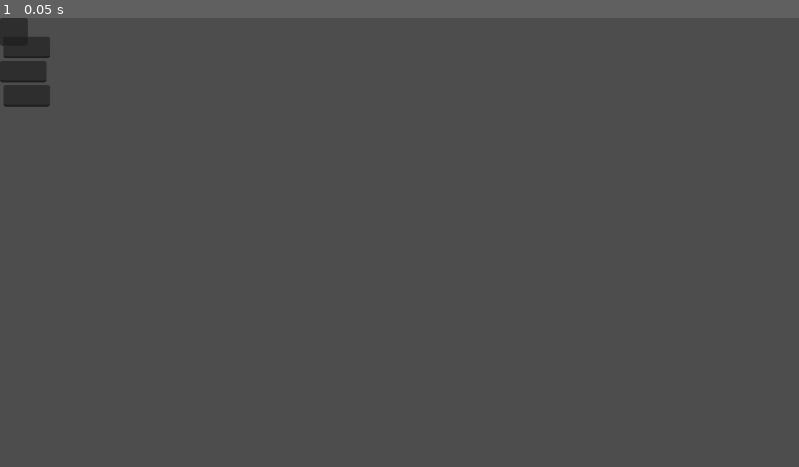
Above: before the commit, frame 1.
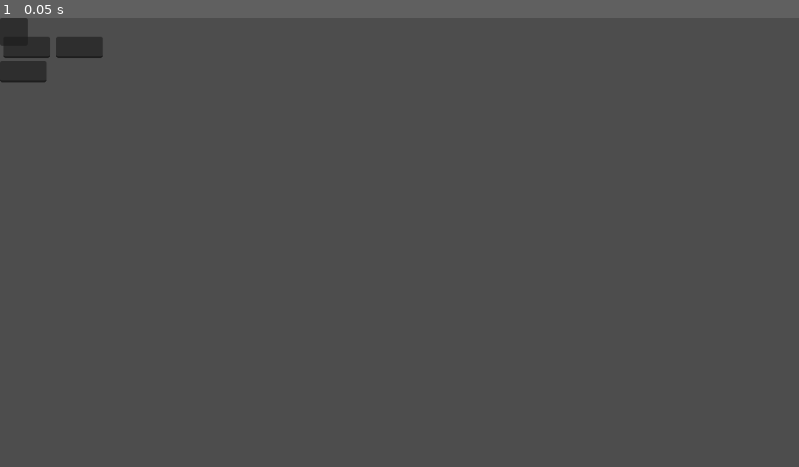
Above: after the commit, the same moment.

Repository: MoPaMo/NodeLineJS
Game: Godot game, scene res://control.tscn
Same seed, same stepped clock (60 frames per second), same inputs: the game is played once before the commit and once after it.
Inputs:
- Up to frame 1 (0.05 s): no input

The runs differ from the first frame. In frame 1, 0.5% of the frame differs, in the area x 0-13%, y 4-20%.

Commit message:
more logicla structure with h/vboxese

Diff:
--- a/default_node.gd
+++ b/default_node.gd
@@ -1,9 +1,9 @@
 extends Panel
 
 # Declare variables for the LineEdit nodes
-@onready var line_edit_1 = $VBoxContainer/HBoxContainer/LineEdit
-@onready var line_edit_2 = $VBoxContainer/HBoxContainer2/LineEdit
-@onready var line_edit_3 = $VBoxContainer/HBoxContainer3/LineEdit
+@onready var line_edit_1 = $VBoxContainer/InOutSection/Ins/HBoxContainer/LineEdit
+@onready var line_edit_2 = $VBoxContainer/InOutSection/Ins/HBoxContainer2/LineEdit
+@onready var line_edit_3 = $VBoxContainer/InOutSection/Outs/HBoxContainer3/LineEdit
 
 func _ready():
 	# Connect the text_changed signal to custom methods using Callable
--- a/default_node.tscn
+++ b/default_node.tscn
@@ -15,29 +15,38 @@
 [node name="Label" type="Label" parent="VBoxContainer"]
 layout_mode = 2
 
-[node name="HBoxContainer" type="HBoxContainer" parent="VBoxContainer"]
+[node name="InOutSection" type="HBoxContainer" parent="VBoxContainer"]
 layout_mode = 2
 
-[node name="Label" type="Label" parent="VBoxContainer/HBoxContainer"]
+[node name="Ins" type="VBoxContainer" parent="VBoxContainer/InOutSection"]
 layout_mode = 2
 
-[node name="LineEdit" type="LineEdit" parent="VBoxContainer/HBoxContainer"]
+[node name="HBoxContainer" type="HBoxContainer" parent="VBoxContainer/InOutSection/Ins"]
 layout_mode = 2
 
-[node name="HBoxContainer2" type="HBoxContainer" parent="VBoxContainer"]
+[node name="Label" type="Label" parent="VBoxContainer/InOutSection/Ins/HBoxContainer"]
 layout_mode = 2
 
-[node name="LineEdit" type="LineEdit" parent="VBoxContainer/HBoxContainer2"]
+[node name="LineEdit" type="LineEdit" parent="VBoxContainer/InOutSection/Ins/HBoxContainer"]
 layout_mode = 2
 
-[node name="Label" type="Label" parent="VBoxContainer/HBoxContainer2"]
+[node name="HBoxContainer2" type="HBoxContainer" parent="VBoxContainer/InOutSection/Ins"]
 layout_mode = 2
 
-[node name="HBoxContainer3" type="HBoxContainer" parent="VBoxContainer"]
+[node name="LineEdit" type="LineEdit" parent="VBoxContainer/InOutSection/Ins/HBoxContainer2"]
 layout_mode = 2
 
-[node name="Label" type="Label" parent="VBoxContainer/HBoxContainer3"]
+[node name="Label" type="Label" parent="VBoxContainer/InOutSection/Ins/HBoxContainer2"]
 layout_mode = 2
 
-[node name="LineEdit" type="LineEdit" parent="VBoxContainer/HBoxContainer3"]
+[node name="Outs" type="VBoxContainer" parent="VBoxContainer/InOutSection"]
 layout_mode = 2
+
+[node name="HBoxContainer3" type="HBoxContainer" parent="VBoxContainer/InOutSection/Outs"]
+layout_mode = 2
+
+[node name="Label" type="Label" parent="VBoxContainer/InOutSection/Outs/HBoxContainer3"]
+layout_mode = 2
+
+[node name="LineEdit" type="LineEdit" parent="VBoxContainer/InOutSection/Outs/HBoxContainer3"]
+layout_mode = 2
